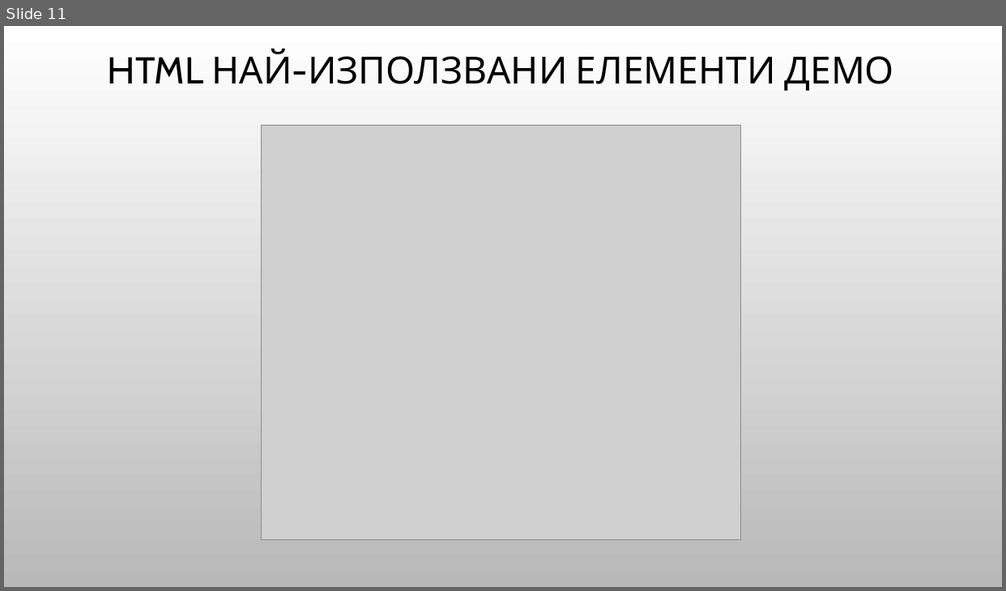
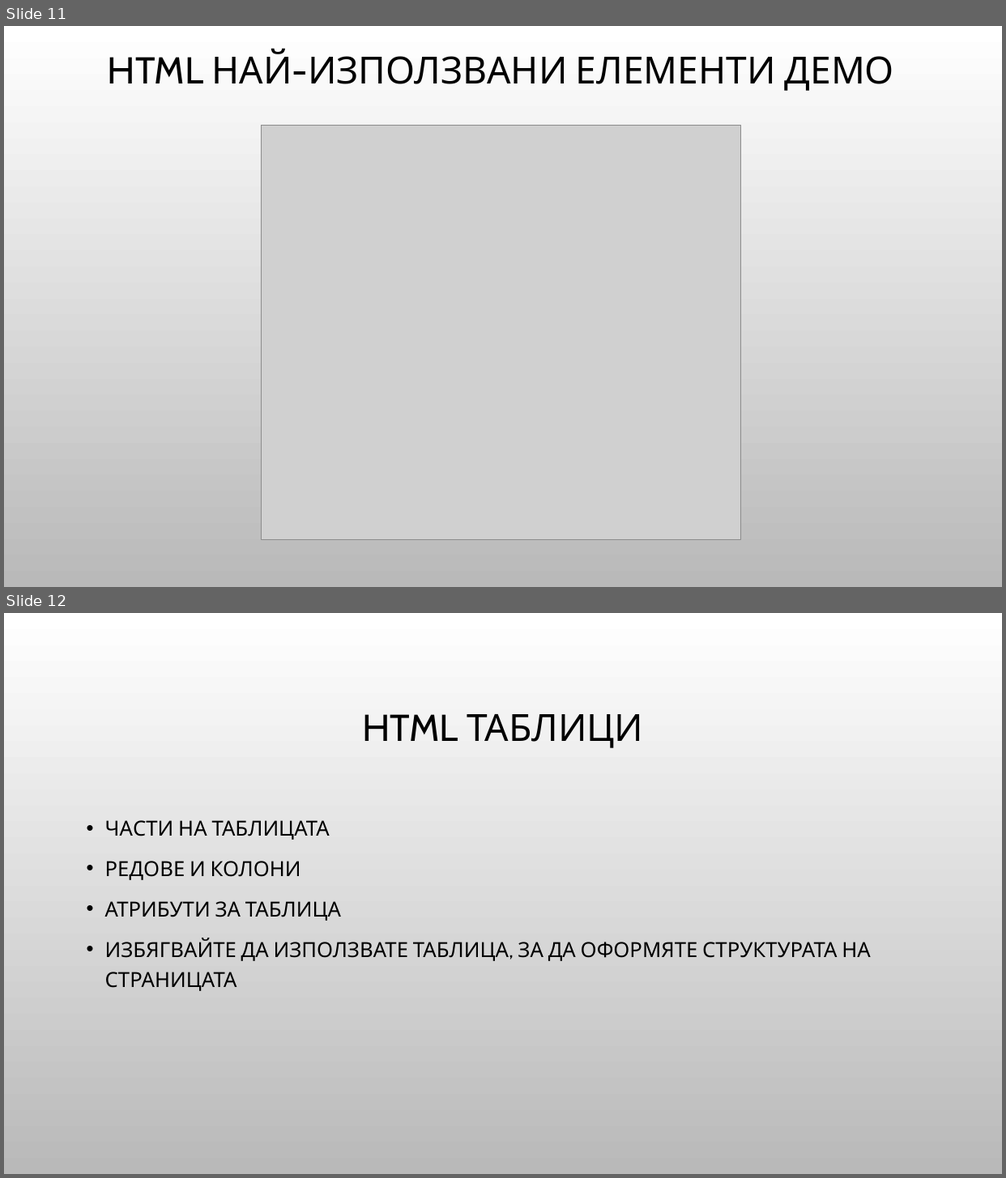
Before and after one commit to Bilyukov/php-mysql-course, a slide deck: 02.html-basics.pptx. Shown one above the other, each under a label of ours: slide 11 before the commit, slides 11 and 12 after it. The pictures are 1006x591 and 1006x1178 pixels, drawn with LibreOffice and Linux fonts; fonts in the diff are those of the drawing; grey boxes stand for pictures; background and template pictures are left out. Boxes give left, top, right and bottom in pixels: in the first picture for what was removed or moved away, otherwise in the second. Text is boxed around its words. In the diff, an @@ line names an element or a change of style, - is before the commit and + after.

Commit message:
Updated HTML Basics presentation and examples

```diff
--- a/02.html-basics.pptx
+++ b/02.html-basics.pptx
@@ slide 12 added at <box>4,613,1002,1174</box>, background picture (left out) @@
@@ title added at <box>362,714,643,748</box>, 36 pt, text #000000 @@
+HTML ТАБЛИЦИ
@@ text added at <box>105,820,870,991</box>, 20 pt, text #000000 @@
+• ЧАСТИ НА ТАБЛИЦАТА
+• РЕДОВЕ И КОЛОНИ
+• АТРИБУТИ ЗА ТАБЛИЦА
+• ИЗБЯГВАЙТЕ ДА ИЗПОЛЗВАТЕ ТАБЛИЦА, ЗА ДА ОФОРМЯТЕ СТРУКТУРАТА НА СТРАНИЦАТА
```
Also in this commit, not shown: 1 other slide added, 10 other files.
